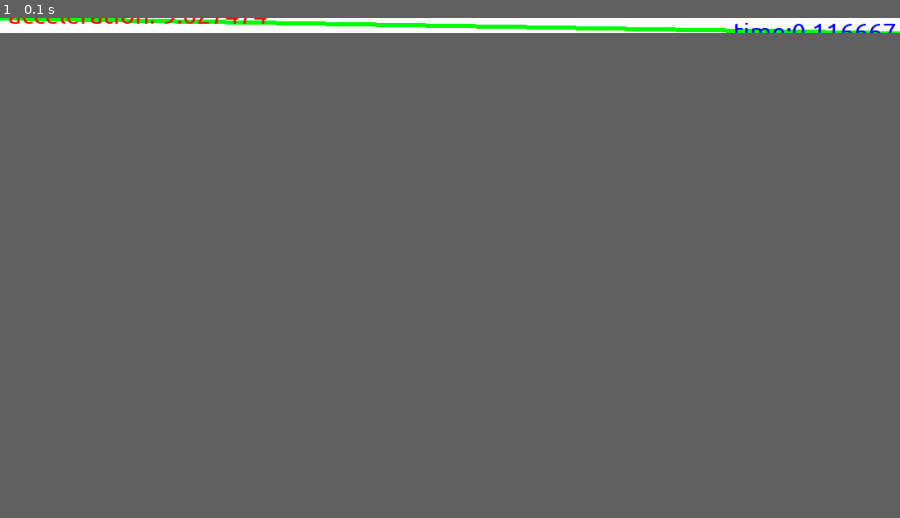
Above: before the commit, frame 1.
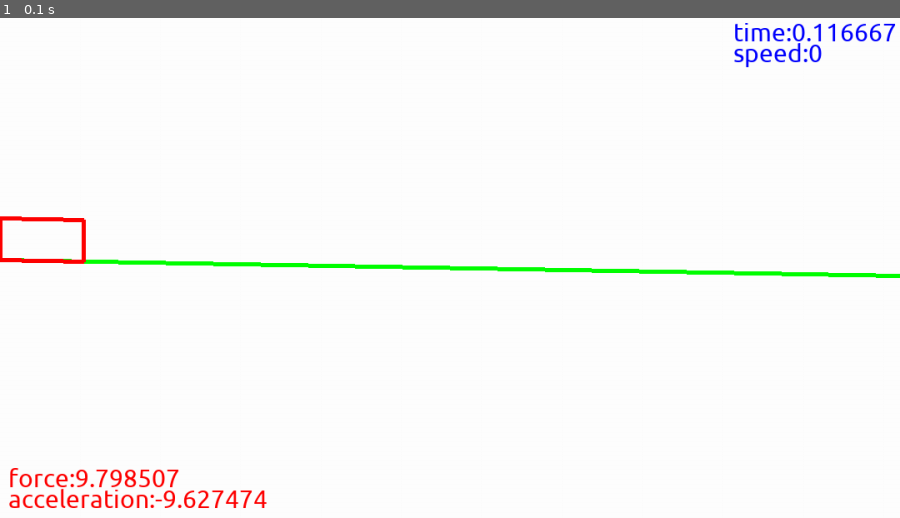
Above: after the commit, the same moment.

Repository: Hummird/viks_pygame_ru
Game: pygame game, started from main.py
The game is run twice, just before and just after one commit, with the same random seed, the same clock (stepped at 60 frames per second) and the same inputs.
Inputs:
- Up to frame 1 (0.1 s): type "1 (at the terminal prompt)" at 0 s; type "1 (at the terminal prompt)" at 0 s; type "1 (at the terminal prompt)" at 0 s; type "1 (at the terminal prompt)" at 0 s
In our replay, the window is 900x15 before the commit and 900x500 after it. These sizes can differ from the game's own. Grey fills any space a smaller window leaves; there, only what the larger window draws over its background counts as a difference.

The runs differ from the first frame. In frame 1, 3.2% of the frame differs, in the area x 0-100%, y 0-98%.

Commit message:
added fixed resolution and centering of a track

Diff:
--- a/main.py
+++ b/main.py
@@ -2,12 +2,18 @@
 import pygame #for rendering an output
 import math
 
-def coordinates(angle):
+#converts any angle to rad
+def rad(angle):
+    return angle * 0.01745329
 
+def coordinates(angle,move_x,move_y):
+
+    #block dimentions
     height=50
     width=100
 
-    near_angle = 1.570796 - angle
+    near_angle = rad(90) - angle #adjacent angle in rad
+
     #calculate the starting pos
     xtl = math.sqrt(pow(math.tan(near_angle) * height,2) + pow(height,2)) #initial X pos of TOP LEFT point
     xtl_to_xtr = math.cos(angle) * width #length from initial X pos of TOP LEFT point to initial X pos of TOP RIGHT point
@@ -15,8 +21,15 @@
     xtl_to_xbl = math.sin(angle) * height #length from initial X pos of TOP LEFT point to initial X pos of BOTTOM LEFT point
     ybl = math.sqrt(pow(height,2) - pow(xtl_to_xbl,2)) #initial Y pos of BOTTOM LEFT point
 
+    #if we move down tne we move the block back to a good position
+    if (move_y >= 50):
+        move_y -= 50
+        move_x = math.tan(near_angle) * ybl * -1
+
     #[ax,ay,bx,by,cx,cy,dx,dy]
-    return [xtl, 0, xtl_to_xtr+xtl, ytr, xtl-xtl_to_xbl, ybl, xtl_to_xtr+xtl-xtl_to_xbl, ytr+ybl]
+    output = [xtl+move_x, 0+move_y, xtl_to_xtr+xtl+move_x, ytr+move_y, xtl-xtl_to_xbl+move_x, ybl+move_y, xtl_to_xtr+xtl-xtl_to_xbl+move_x, ytr+ybl+move_y]
+    print(output)
+    return output
 
 def draw_rect(angle,coords,distance):
 
@@ -42,13 +55,17 @@
     speed0 = float(input("define initial velocity\n"))
 
     #convert degrees to radian
-    angle = angle * 0.01745329
+    angle = rad(angle)
 
-    #calculate friction force
-    force = mu*mass*9.8*math.cos(angle)
+    if (angle > rad(90)):
+        force = 0
+        acceleration = 9.8
+    else:
+        #calculate friction force
+        force = mu*mass*9.8*math.cos(angle)
 
-    #calculate the acceleration
-    acceleration=9.8*(math.sin(angle)-mu*math.cos(angle))
+        #calculate the acceleration
+        acceleration=9.8*(math.sin(angle)-mu*math.cos(angle))
 
     return speed0,angle,force,acceleration
 
@@ -56,24 +73,47 @@
     #input all of the variables
     speed0,angle,force,acceleration = starting_input()
 
-    #calculate the initial coordinates of a rectangle
-    coords = coordinates(angle)
-
     #getting screen resolution
     root = tkinter.Tk()
-    width = root.winfo_screenwidth()
-    height = root.winfo_screenheight()
+    screen_width = root.winfo_screenwidth()
+    screen_height = root.winfo_screenheight()
     root.destroy()
+
+    #calculating width and height of a window
+    #and width and heigth of a track
+    if (screen_width >= 1080): screen_width = 1080
+
+    height = math.tan(angle) * screen_width
+    if (height < 600):
+        screen_height = 600
+    elif (height > screen_height-100):
+        screen_height -= 100
+        height = screen_height
+    else:
+        screen_height = height
+
+    #w/o it the line won't draw out for some reason
+    if (angle==rad(0)):
+        width=screen_width
+    else:
+        width = math.tan(1.570796 - angle) * height
+
+
+    #calculating needed x and y displacement for a center aligned track
+    move_x=(screen_width - abs(width))/2
+    #prevents it from moving up in case of extreme angles
+    move_y=0
+    if(height < screen_height):
+        move_y=(screen_height - height)/2
+
+    #calculate the initial coordinates of a rectangle
+    coords = coordinates(angle,move_x,move_y)
 
     #opening a window
     pygame.init()
-
-    if (width >= 1080): width = 1080
-    height = math.tan(angle) * width
-
-    print("opening window ",width," x ",height)
+    print("opening window ",screen_width," x ",screen_height)
     global screen
-    screen = pygame.display.set_mode((width,height))
+    screen = pygame.display.set_mode((screen_width,screen_height))
     pygame.display.set_caption("friction force")
     font = pygame.font.Font('Ubuntu.ttf', 30)
 
@@ -97,8 +137,12 @@
             if event.type == pygame.QUIT:
                 window_open = False
 
-
         while render:
+            #duplicate the same loop here or  else the close button breaks
+            for event in pygame.event.get():
+                if event.type == pygame.QUIT:
+                    window_open = False
+                    render = False
             time+=1/60
             speed=speed0 + acceleration*time
             if (speed<0): speed=0
@@ -106,17 +150,17 @@
             distance = speed0*time + (acceleration*math.pow(time,2))/2
 
             screen.fill(WHITE)
-            pygame.draw.line(screen, GREEN, [0, 0], [width, height], 5)
+            pygame.draw.line(screen, GREEN, [0+move_x, 0+move_y], [width+move_x, height+move_y], 5)
             draw_rect(angle,coords,distance)
 
             string_time="time:"+str(round(time,6))
             string_speed="speed:"+str(round(speed,6))
             string_force="force:"+str(round(force,6))
             string_acceleration="acceleration:"+str(round(acceleration,6))
-            screen.blit(font.render(string_time, True, BLUE),(width-200,0))
-            screen.blit(font.render(string_speed, True, BLUE),(width-200,25))
-            screen.blit(font.render(string_force, True, RED),(10,height-65))
-            screen.blit(font.render(string_acceleration, True, RED),(10,height-40))
+            screen.blit(font.render(string_time, True, BLUE),(screen_width-200,0))
+            screen.blit(font.render(string_speed, True, BLUE),(screen_width-200,25))
+            screen.blit(font.render(string_force, True, RED),(10,screen_height-65))
+            screen.blit(font.render(string_acceleration, True, RED),(10,screen_height-40))
 
             pygame.display.flip()
 
